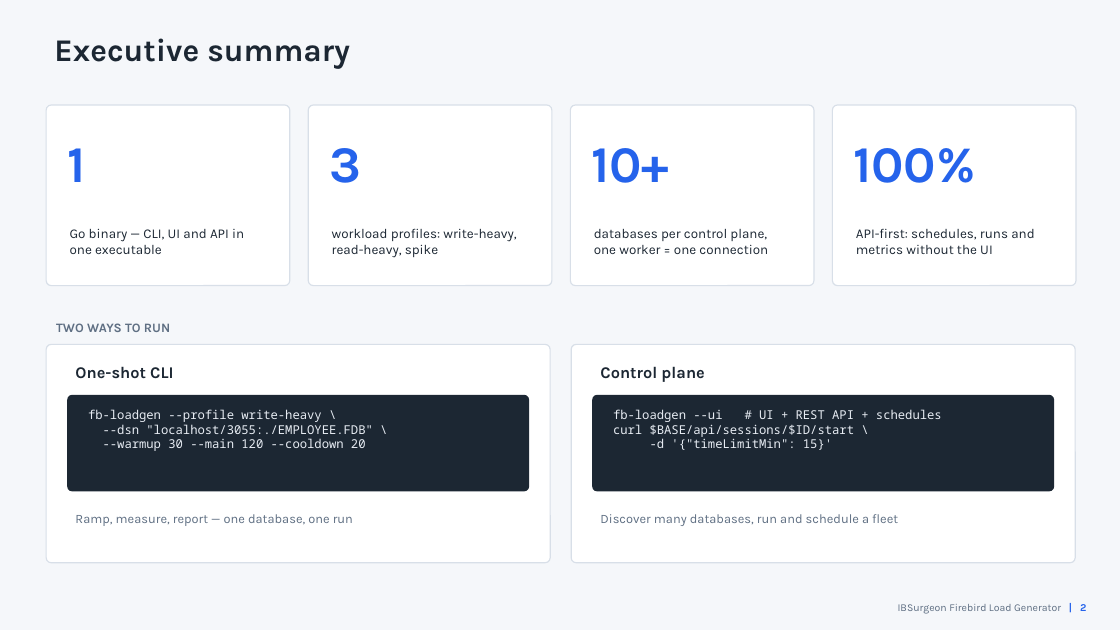
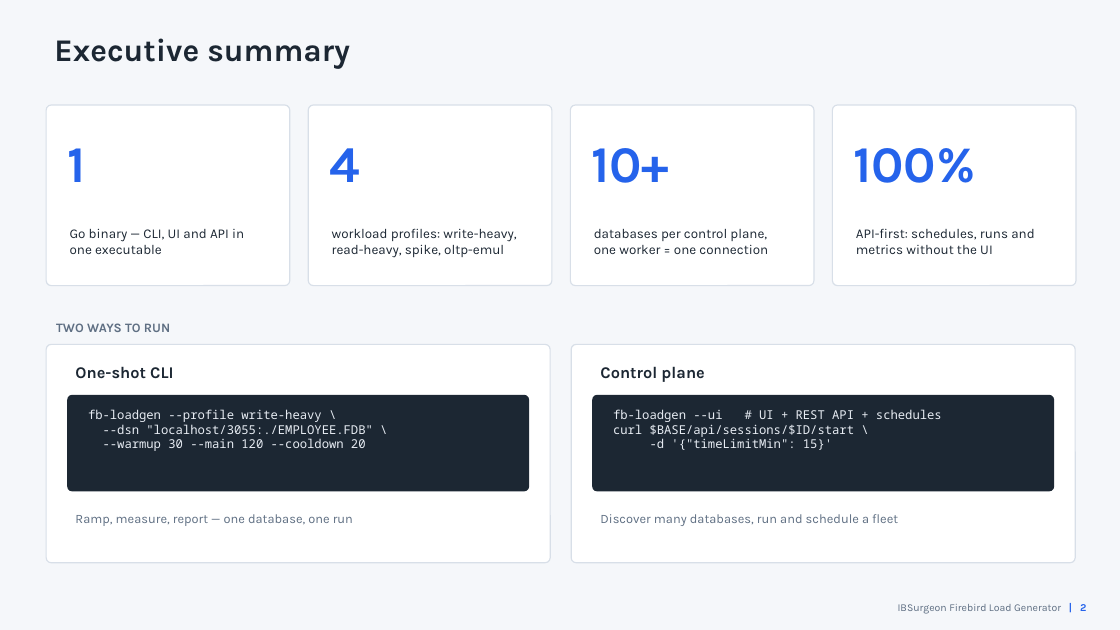
Before and after one commit to alexeykovyazin/firebirdgotester, a slide deck: slide 2 of IBSurgeon_LoadGenerator.pptx. Drawn at 1120x630 pixels with LibreOffice and Linux fonts; fonts in the diff are those of the drawing. Boxes give left, top, right and bottom in pixels: in the first picture for what was removed or moved away, otherwise in the second. Text is boxed around its words. In the diff, an @@ line names an element or a change of style, - is before the commit and + after.

Commit message:
Publish updated deck: 20 slides with OLTP-EMUL mode, lifecycle and dashboard

```diff
--- a/IBSurgeon_LoadGenerator.pptx
+++ b/IBSurgeon_LoadGenerator.pptx
@@ text at bbox=[329, 148, 360, 182]: text changed @@
-3
+4
@@ text at bbox=[332, 228, 516, 258]: text changed @@
-workload profiles: write-heavy, read-heavy, spike
+workload profiles: write-heavy, read-heavy, spike, oltp-emul
```
Also in this commit, not shown: 3 other slides changed, 3 slides added, 22 other files.
